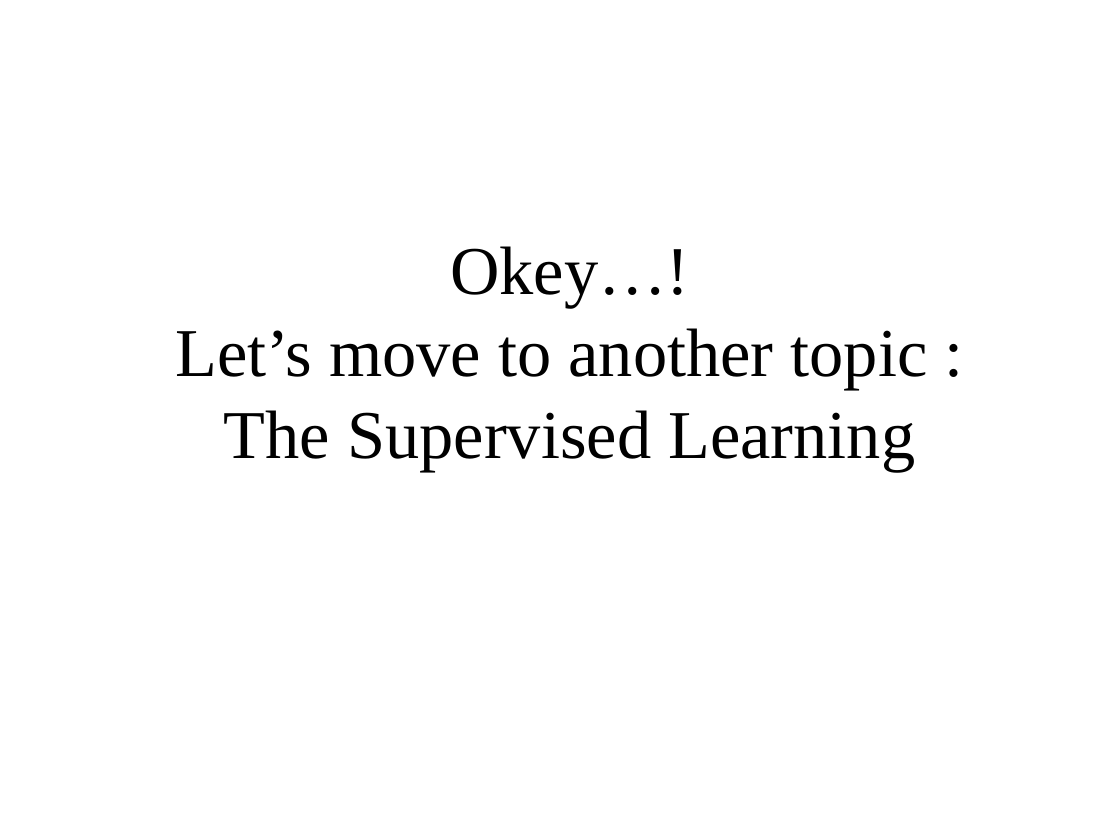
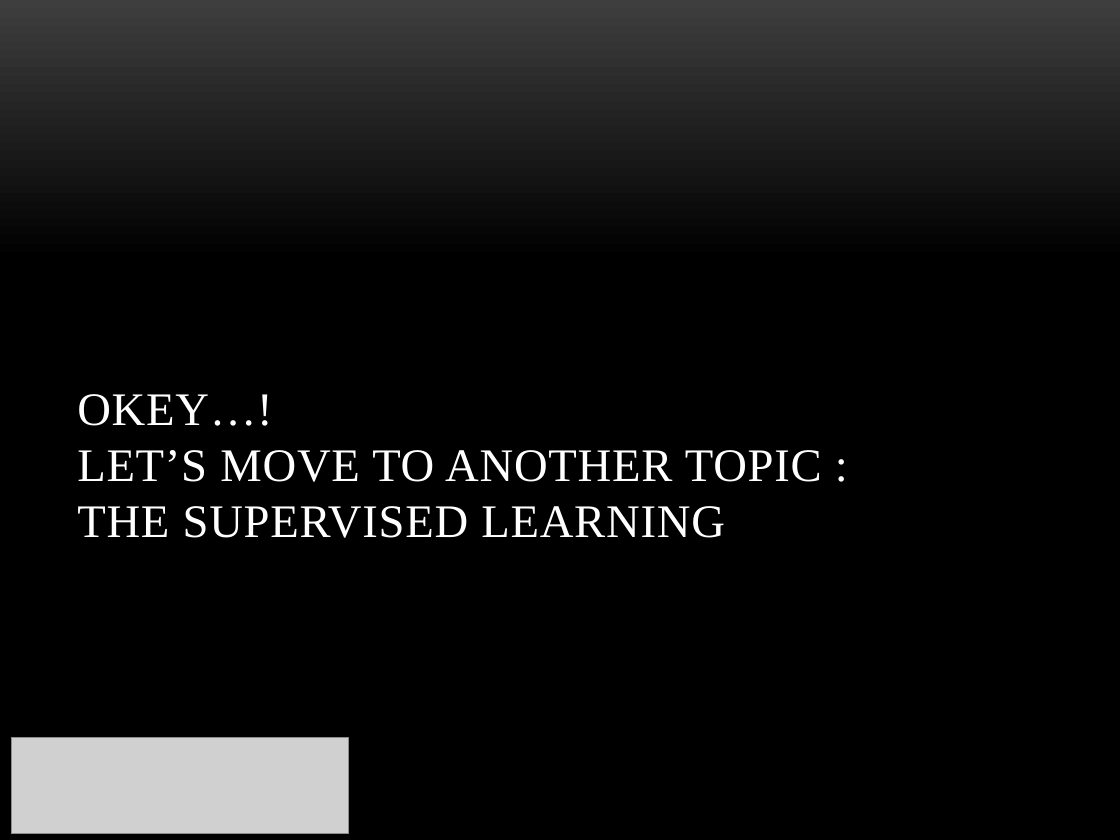
Before and after one commit to markus0708/Workshop_Python_-_ML, a slide deck: slide 24 of Part II Supervised_Learning/Introduction to Machine Learning.pptx. Drawn at 1120x840 pixels with LibreOffice and Linux fonts; fonts in the diff are those of the drawing; grey boxes stand for pictures; background and template pictures are left out. Boxes give left, top, right and bottom in pixels: in the first picture for what was removed or moved away, otherwise in the second. Text is boxed around its words. In the diff, an @@ line names an element or a change of style, - is before the commit and + after.

Commit message:
edit Supervised_Learning

```diff
--- a/Part II Supervised_Learning/Introduction to Machine Learning.pptx
+++ b/Part II Supervised_Learning/Introduction to Machine Learning.pptx
@@ background #FFFFFF to picture (left out) @@
@@ title "OKEY…! LET’S MOVE TO ANOTHER ..." at box(77, 394, 822, 538): vertical alignment middle to bottom @@
@@ title at box(77, 394, 822, 538): text changed; size 44 to 30 pt; text colour #000000 to #FFFFFF @@
-Okey…!
-Let’s move to another topic :
-The Supervised Learning
+OKEY…!
+LET’S MOVE TO ANOTHER TOPIC :
+THE SUPERVISED LEARNING
@@ picture added at box(11, 737, 348, 833) @@
```
Also in this commit, not shown: 18 other slides changed, 5 slides added, 5 slides removed, 2 other files.
